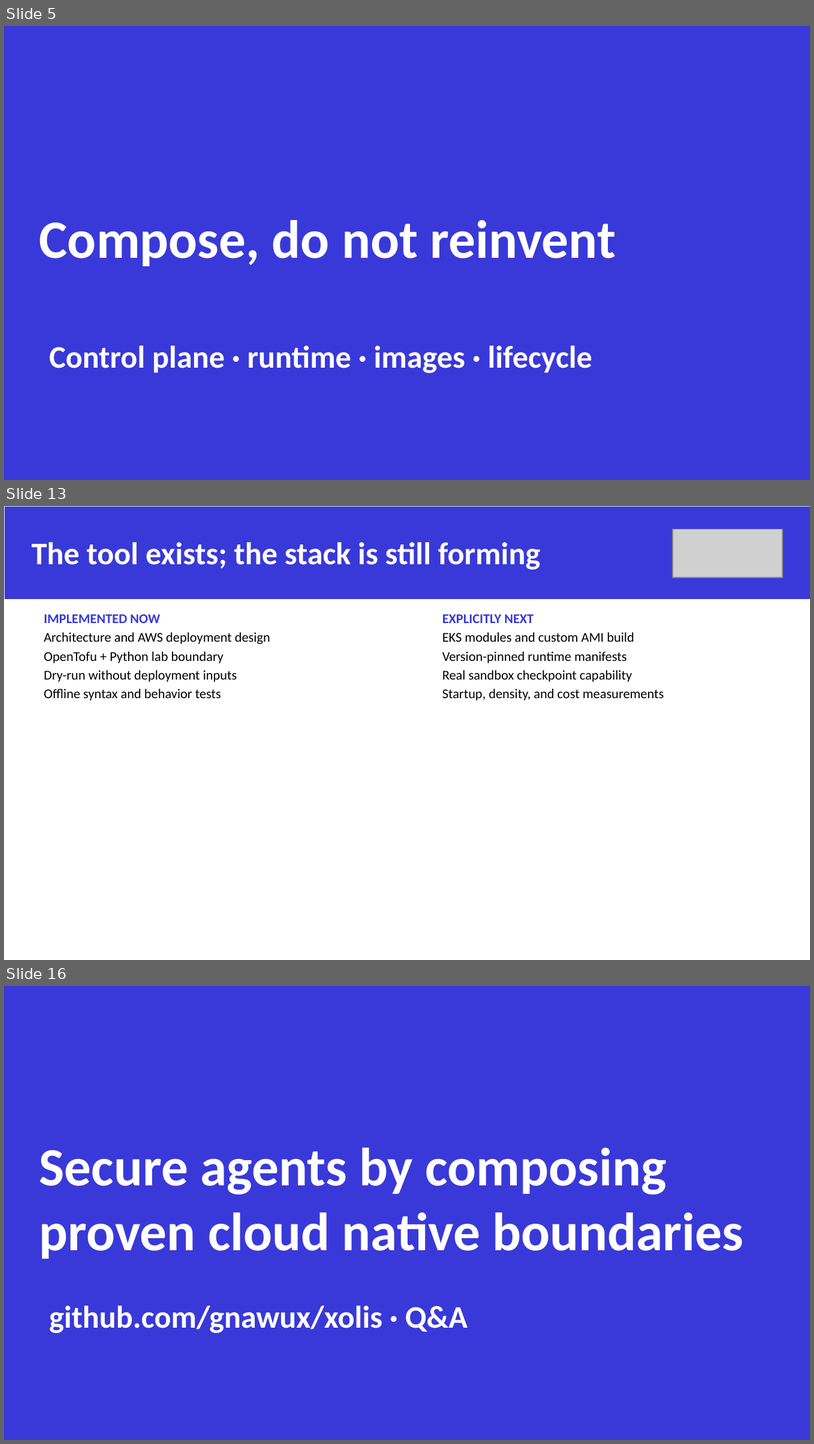
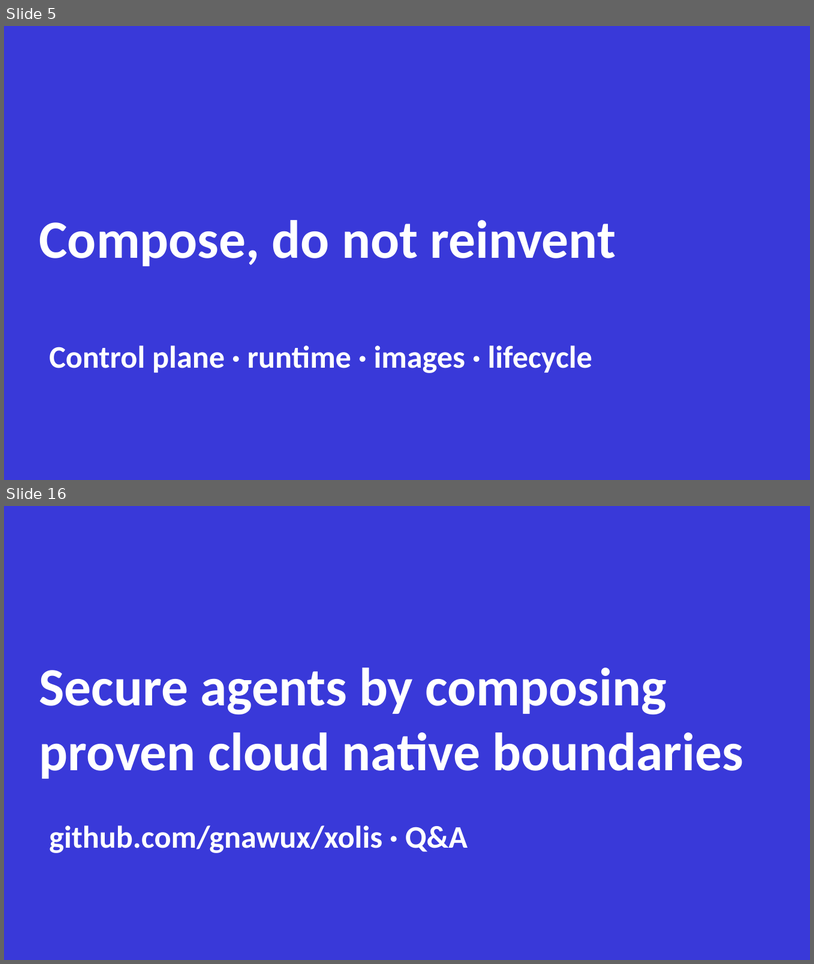
Before and after one commit to gnawux/xolis, a slide deck: Docs/decks/kubecon-jp-2026/Sandbox_for_Agentic_Application_with_Cloud_Native_Stack.pptx. Shown one above the other, each under a label of ours: slides 5, 13 and 16 before the commit, slides 5 and 16 after it; the slides between them are not shown. The pictures are 814x1444 and 814x964 pixels, drawn with LibreOffice and Linux fonts; fonts in the diff are those of the drawing; grey boxes stand for pictures; background and template pictures are left out. Boxes give left, top, right and bottom in pixels: in the first picture for what was removed or moved away, otherwise in the second. Text is boxed around its words. In the diff, an @@ line names an element or a change of style, - is before the commit and + after.

```diff
--- a/Docs/decks/kubecon-jp-2026/Sandbox_for_Agentic_Application_with_Cloud_Native_Stack.pptx
+++ b/Docs/decks/kubecon-jp-2026/Sandbox_for_Agentic_Application_with_Cloud_Native_Stack.pptx
@@ slide 13 removed at [4, 506, 810, 960], background #FFFFFF @@
@@ rectangle removed at [5, 507, 810, 600] @@
@@ picture removed at [674, 529, 783, 578] @@
@@ title removed at [32, 542, 540, 570] @@
-The tool exists; the stack is still forming
@@ text removed at [44, 614, 270, 700] @@
-IMPLEMENTED NOW
-Architecture and AWS deployment design
-OpenTofu + Python lab boundary
-Dry-run without deployment inputs
-Offline syntax and behavior tests
@@ text removed at [443, 614, 665, 700] @@
-EXPLICITLY NEXT
-EKS modules and custom AMI build
-Version-pinned runtime manifests
-Real sandbox checkpoint capability
-Startup, density, and cost measurements
```
Also in this commit, not shown: 2 slides changed, 1 slide added, 3 other files.
